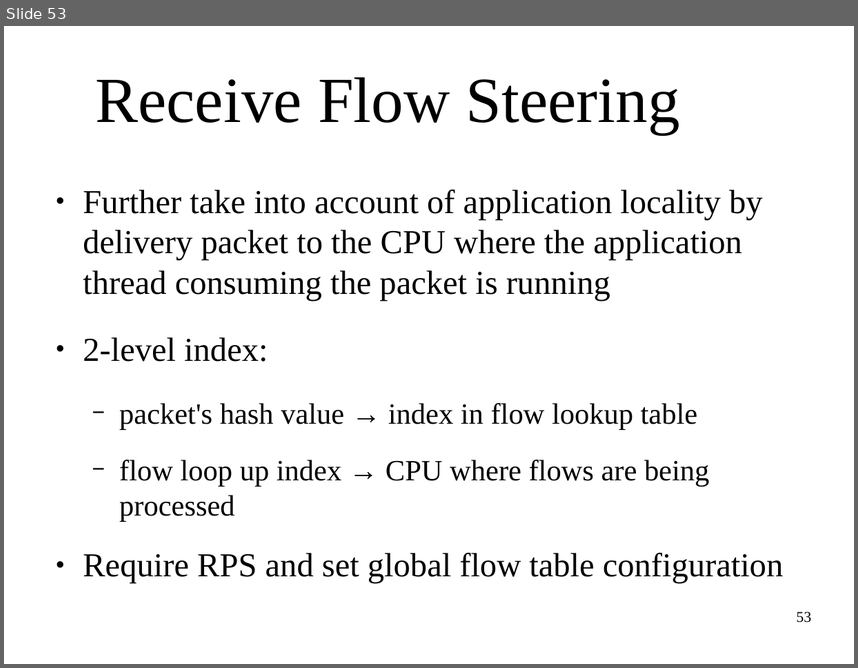
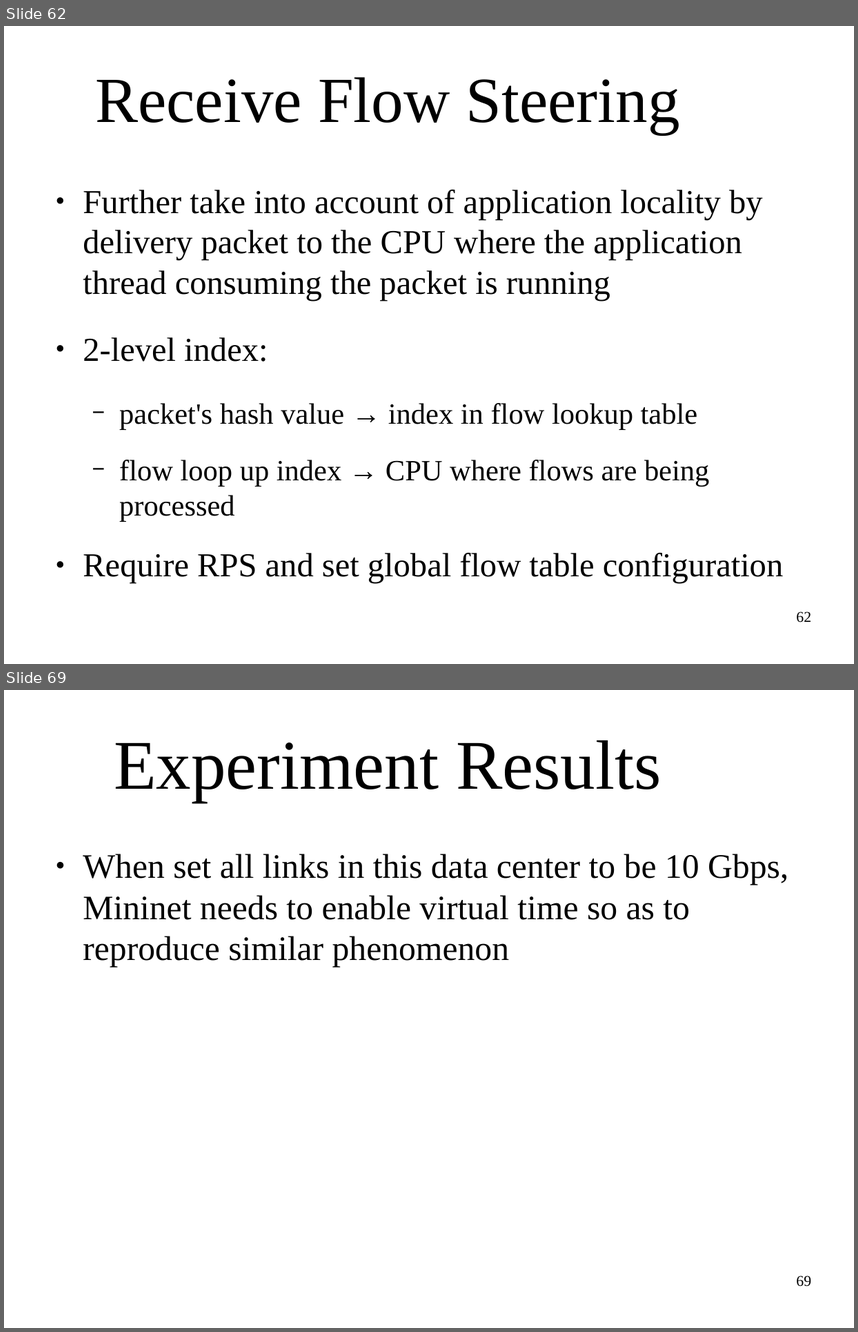
Before and after one commit to littlepretty/OralExam2015, a slide deck: VirtualTime.odp. Shown one above the other, each under a label of ours: slide 53 before the commit, slides 62 and 69 after it; the slides between them are not shown. The pictures are 858x668 and 858x1332 pixels, drawn with LibreOffice and Linux fonts; fonts in the diff are those of the drawing; background and template pictures are left out. Boxes give left, top, right and bottom in pixels: in the first picture for what was removed or moved away, otherwise in the second. Text is boxed around its words. In the diff, an @@ line names an element or a change of style, - is before the commit and + after.

```diff
--- a/VirtualTime.odp
+++ b/VirtualTime.odp
@@ slide 69 added at (4, 690, 854, 1328), background picture (left out) @@
@@ title added at (114, 740, 662, 802), 65.1 pt, text #000000 @@
+Experiment Results
@@ text added at (83, 854, 789, 967), 32 pt, text #000000 @@
+● When set all links in this data center to be 10 Gbps, Mininet needs to enable virtual time so as to reproduce similar phenomenon
@@ page number added at (796, 1275, 811, 1286), 14 pt, text #000000 @@
+69
@@ what was slide 53 is now slide 62 @@
@@ page number at (796, 611, 811, 622): text changed @@
-53
+62
```
Also in this commit, not shown: 2 slides changed, 8 other slides added, 7 slides removed.
